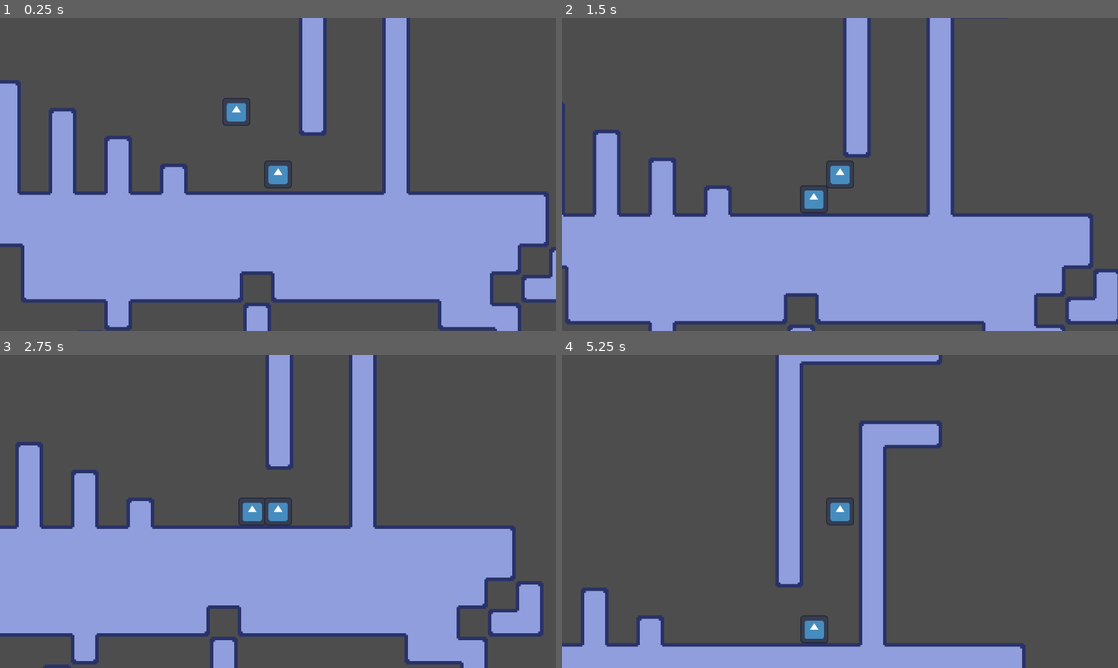
Above: before the commit, frames 1-4 (two rows, left to right).
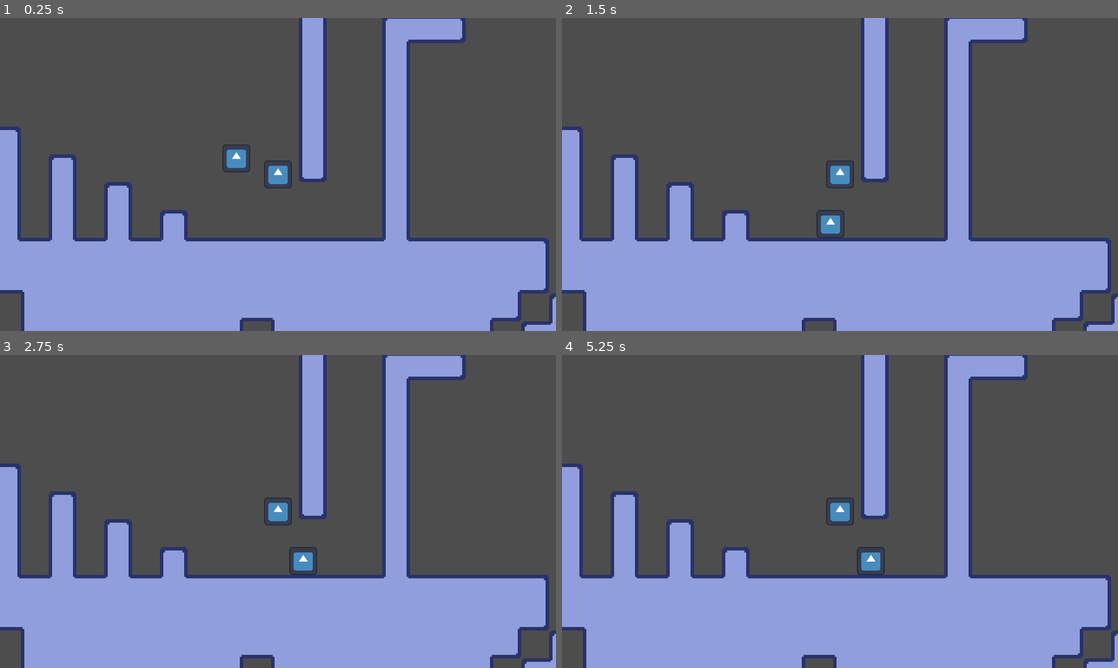
Above: after the commit, the same moments.

Repository: 3k2ng/screws
Game: Godot game, scene res://sources/scenes/demo.tscn
The game is run twice, just before and just after one commit, with the same random seed, the same clock (stepped at 60 frames per second) and the same inputs. The project has no main scene, so this scene is started directly. The engine's default icon, where the game draws it, is replaced by a stand-in: a white triangle on a blue panel in a dark square.
Inputs:
- Up to frame 1 (0.25 s): no input
- Up to frame 2 (1.5 s): hold Right (move_right) from 0.53 s (still down); tap Space (jump) at 0.6, 0.77, 1.07, 1.35 s
- Up to frame 3 (2.75 s): tap Space (jump) at 1.52, 1.82, 2.1 s; release Right (move_right) at 2.03 s; hold Left (move_left) from 2.03 s (still down)
- Up to frame 4 (5.25 s): release Left (move_left) at 2.78 s; hold Right (move_right) 2.78-4.28 s; tap Space (jump) at 2.85, 3.02, 3.32, 3.6, 3.77, 4.07, 4.35, 4.52, 4.82, 5.1 s; hold Left (move_left) 4.28-5.03 s; hold Right (move_right) from 5.03 s (still down)

The runs differ from the first frame. In frame 1, 29% of the frame differs, in the area x 0-100%, y 0-100%; in frame 2, 27%; in frame 3, 38%; in frame 4, 38%.

Commit message:
fug

Diff:
--- a/sources/objects/player.gd
+++ b/sources/objects/player.gd
@@ -1,13 +1,21 @@
 extends CharacterBody2D
 
-@export var movement_speed: float
-@export var jump_height : float
+
+
+@export var movement_speed_blocks: float
+@export var jump_height_blocks : float
 @export var jump_time_to_peak : float
 @export var jump_time_to_descent : float
+
+@onready var block_size:int = 128
+
+@onready var jump_height = jump_height_blocks * block_size
+@onready var movement_speed = movement_speed_blocks * block_size
 
 @onready var jump_velocity = float ((2.0 * jump_height) / jump_time_to_peak) * -1.0
 @onready var jump_gravity = float ((-2.0 * jump_height) / (jump_time_to_peak * jump_time_to_peak)) * -1.0
 @onready var fall_gravity = float ((-2.0 * jump_height) / (jump_time_to_descent * jump_time_to_descent)) * -1.0
+
 
 var wall_jump_timer = 0
 
@@ -39,6 +47,7 @@
 			velocity.x = move_toward(velocity.x, 0, movement_speed)
 
 	#print (direction)
+
 	if not is_on_floor():
 		if velocity.y < 0:
 			velocity.y += jump_gravity*delta
--- a/sources/scenes/demo.tscn
+++ b/sources/scenes/demo.tscn
@@ -504,8 +504,6 @@
 [node name="Player" type="CharacterBody2D" parent="Field"]
 position = Vector2(800, 220)
 script = ExtResource("2_v21kg")
-movement_speed = 256.0
-jump_height = 512.0
 jump_time_to_peak = 0.5
 jump_time_to_descent = 0.4
 on_jump_timer_max = 0.1
